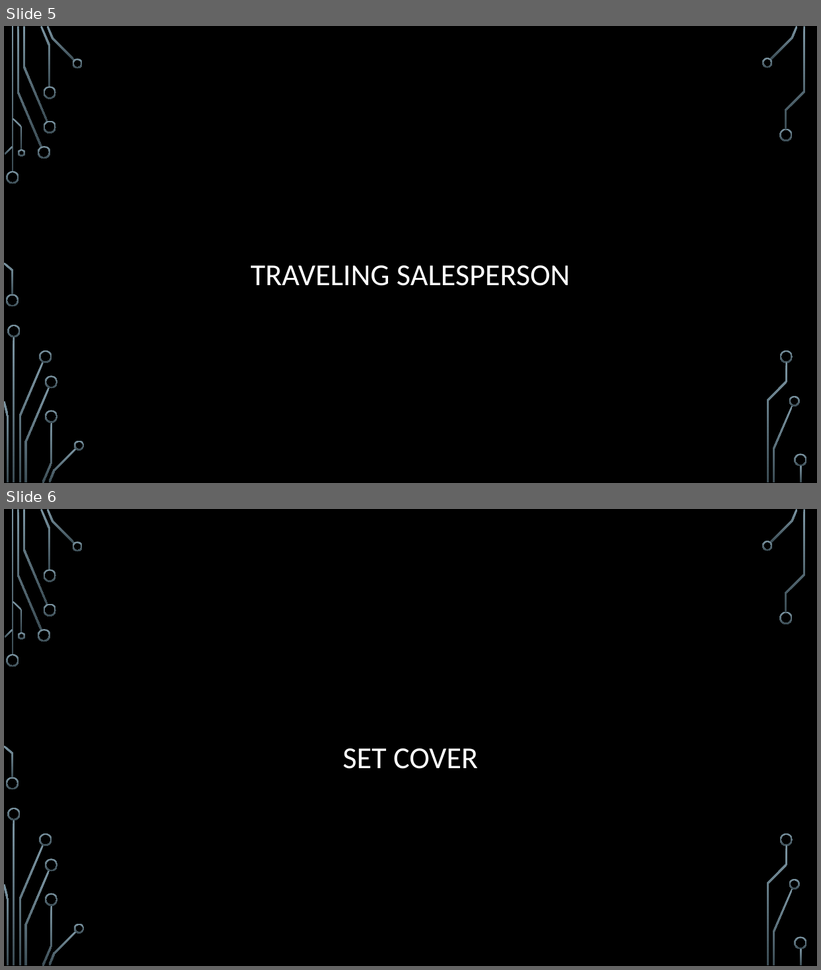
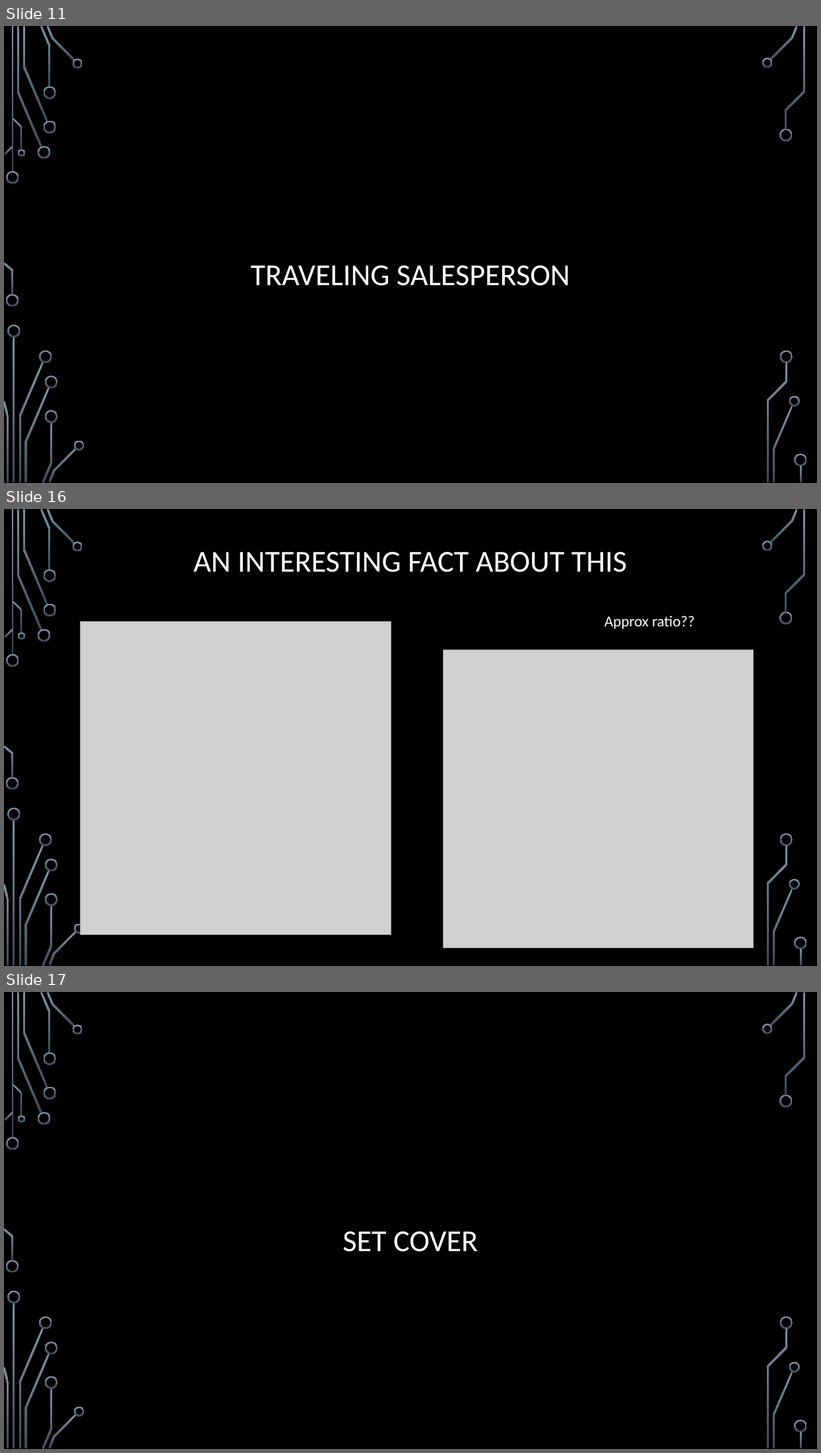
Before and after one commit to janiceeguo/advAlgo, a slide deck: slides/Approx-01-Intro.pptx. Shown one above the other, each under a label of ours: slides 5 and 6 before the commit, slides 11, 16 and 17 after it; the slides between them are not shown. The pictures are 821x970 and 821x1453 pixels, drawn with LibreOffice and Linux fonts; fonts in the diff are those of the drawing; grey boxes stand for pictures; background and template pictures are left out. Boxes give left, top, right and bottom in pixels: in the first picture for what was removed or moved away, otherwise in the second. Text is boxed around its words. In the diff, an @@ line names an element or a change of style, - is before the commit and + after.

```diff
--- a/slides/Approx-01-Intro.pptx
+++ b/slides/Approx-01-Intro.pptx
@@ slide 16 added at box(4, 509, 817, 966), background picture (left out); not listed: 36 template elements that a slide beside it also shows @@
@@ title added at box(193, 552, 627, 572), 36 pt, text #FFFFFF @@
+AN INTERESTING FACT ABOUT THIS
@@ picture added at box(81, 622, 391, 935) @@
@@ text added at box(605, 616, 695, 629), 18 pt, text #FFFFFF @@
+Approx ratio??
@@ picture added at box(443, 650, 754, 949) @@
@@ what was slide 5 is now slide 11 @@
@@ what was slide 6 is now slide 17 @@
```
Also in this commit, not shown: 1 slide changed, 14 other slides added, 3 other files.
